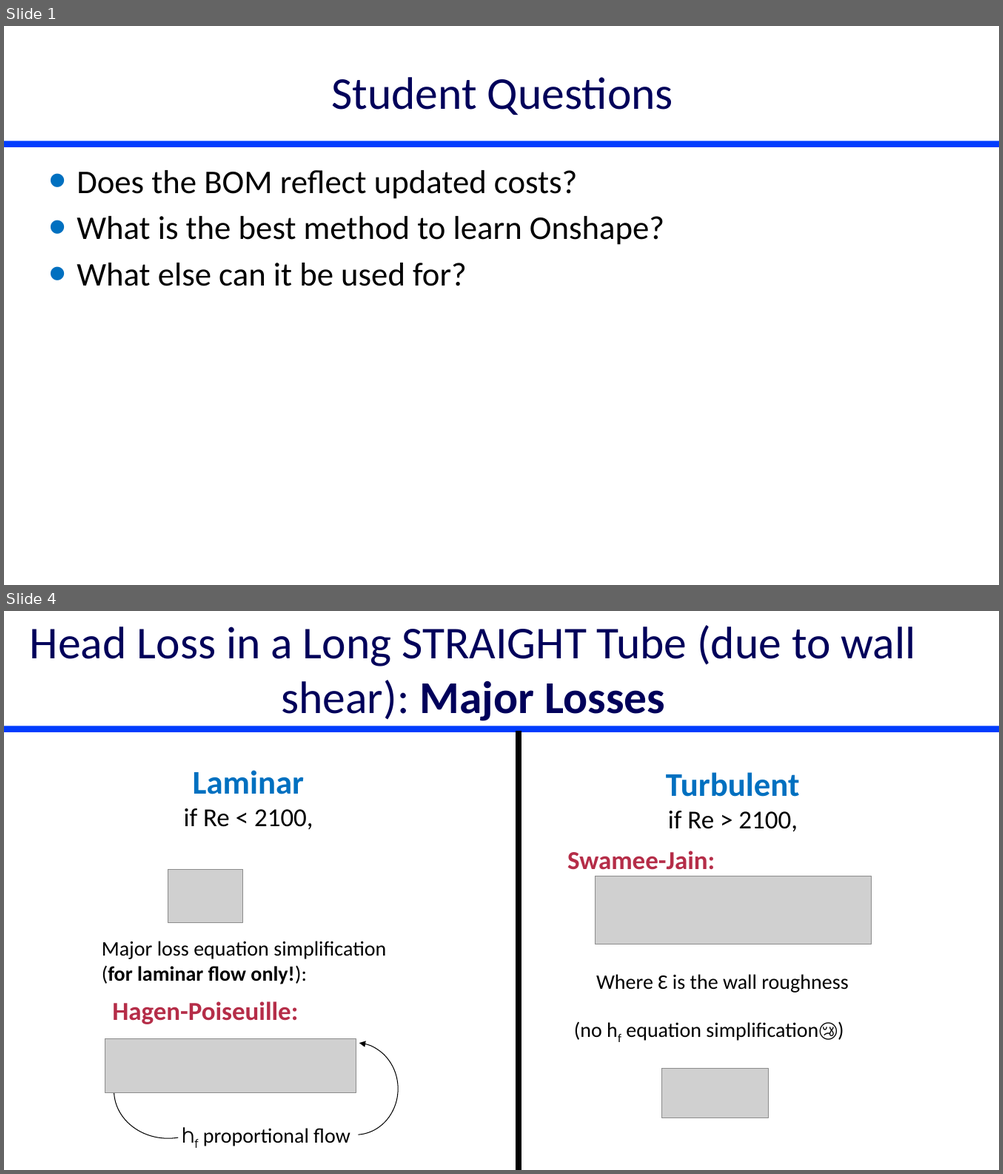
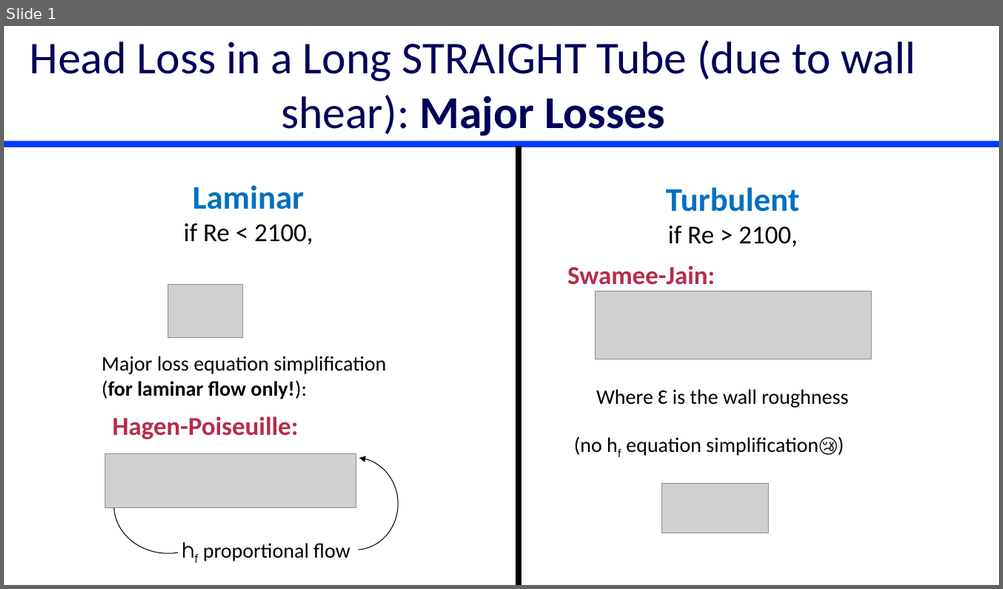
Before and after one commit to monroews/CEE4520Lectures, a slide deck: Discussions/Head Loss.pptx. Shown one above the other, each under a label of ours: slides 1 and 4 before the commit, slide 1 after it; the slides between them are not shown. The pictures are 1003x1174 and 1003x589 pixels, drawn with LibreOffice and Linux fonts; fonts in the diff are those of the drawing; grey boxes stand for pictures. Boxes give left, top, right and bottom in pixels: in the first picture for what was removed or moved away, otherwise in the second. Text is boxed around its words. In the diff, an @@ line names an element or a change of style, - is before the commit and + after.

```diff
--- a/Discussions/Head Loss.pptx
+++ b/Discussions/Head Loss.pptx
@@ slide 1 removed at (4, 26, 999, 585), background #FFFFFF; not listed: 1 template element that a slide beside it also shows @@
@@ title removed at (331, 77, 673, 115) @@
-Student Questions
@@ text removed at (77, 170, 664, 286) @@
-• Does the BOM reflect updated costs?
-• What is the best method to learn Onshape?
-• What else can it be used for?
@@ what was slide 4 is now slide 1 @@
```
Also in this commit, not shown: 2 other slides removed, 1 other file.
